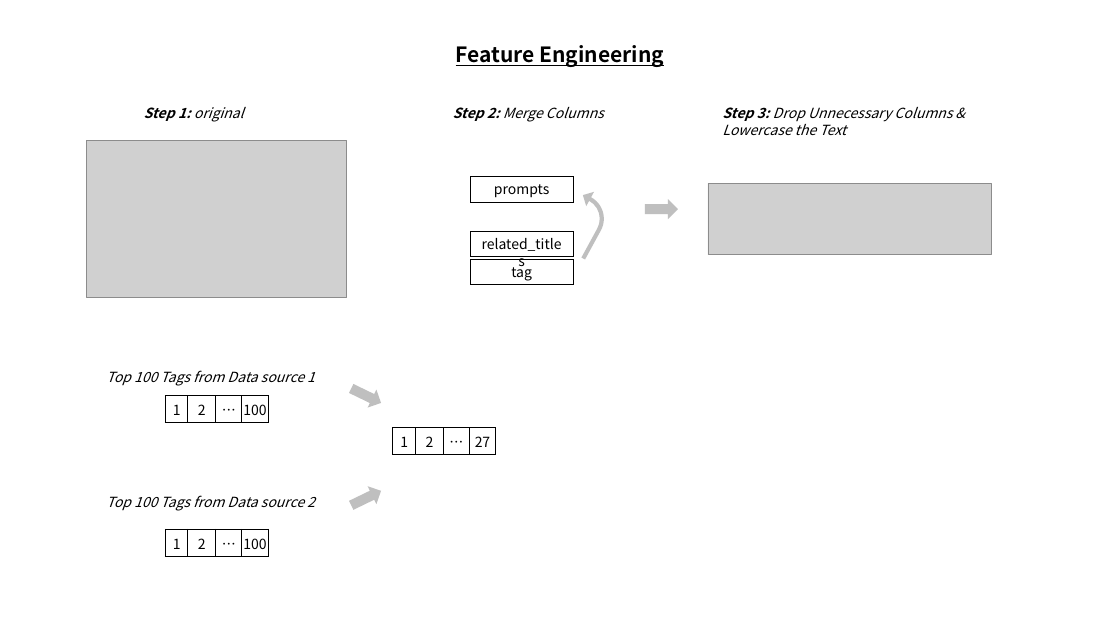
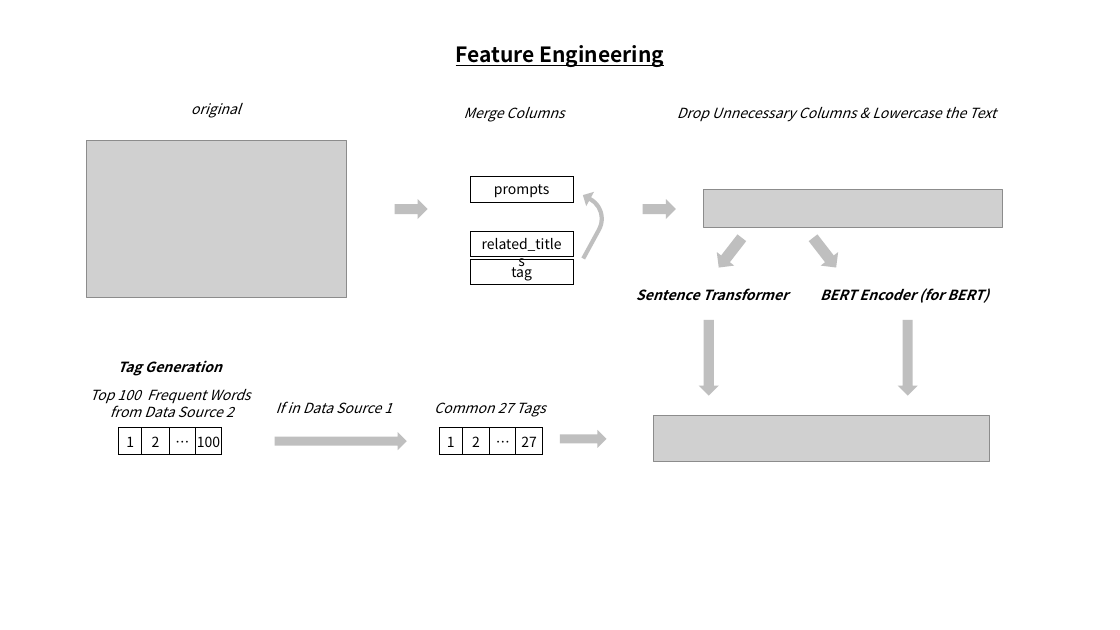
Before and after one commit to lulyany/si618, a slide deck: slide 2 of project/data.pptx. Drawn at 1120x630 pixels with LibreOffice and Linux fonts; fonts in the diff are those of the drawing; grey boxes stand for pictures. Boxes give left, top, right and bottom in pixels: in the first picture for what was removed or moved away, otherwise in the second. Text is boxed around its words. In the diff, an @@ line names an element or a change of style, - is before the commit and + after.

```diff
--- a/project/data.pptx
+++ b/project/data.pptx
@@ text at [191, 103, 241, 118]: text changed @@
-Step 1: original
+original
@@ text at [464, 107, 564, 122]: text changed @@
-Step 2: Merge Columns
+Merge Columns
@@ text at [677, 107, 996, 122]: text changed @@
-Step 3: Drop Unnecessary Columns &
-Lowercase the Text
+Drop Unnecessary Columns & Lowercase the Text
@@ right arrow: place and size @@
-right arrow at [645, 199, 678, 219]
+right arrow at [395, 199, 428, 219]
@@ right arrow added at [643, 199, 676, 219], fill #BFBFBF @@
@@ picture: place and size @@
-picture at [708, 183, 991, 255]
+picture at [704, 190, 1002, 228]
@@ right arrow at [710, 231, 751, 275]: mirrored; rotation 334 to 127 degrees @@
@@ right arrow added at [804, 231, 845, 275], fill #BFBFBF @@
@@ text added at [636, 288, 788, 300], 12 pt, text #000000, bold, italic @@
+Sentence Transformer
@@ text added at [820, 288, 988, 303], 12 pt, text #000000, bold, italic @@
+BERT Encoder (for BERT)
@@ right arrow added at [699, 320, 719, 396], fill #BFBFBF @@
@@ right arrow added at [898, 320, 918, 396], fill #BFBFBF @@
@@ text at [90, 389, 250, 417]: text changed @@
-Top 100 Tags from Data source 2
+Top 100 Frequent Words
+from Data Source 2
@@ text added at [118, 360, 222, 376], 12 pt, text #000000, bold, italic @@
+Tag Generation
@@ table removed at [166, 396, 269, 423], 1 rows, 4 columns @@
-1 | 2 | … | 100
@@ text at [276, 401, 392, 413]: text changed @@
-Top 100 Tags from Data source 1
+If in Data Source 1
@@ text added at [434, 402, 546, 417], 12 pt, text #000000, italic @@
+Common 27 Tags
@@ picture added at [654, 415, 990, 461] @@
@@ table: place and size @@
-table at [166, 529, 269, 556]
+table at [119, 428, 223, 455]
@@ right arrow at [275, 432, 407, 450]: rotation 25 to 0 degrees @@
@@ table: place and size @@
-table at [393, 428, 497, 455]
+table at [439, 428, 543, 455]
@@ right arrow added at [560, 430, 607, 449], fill #BFBFBF @@
```
Also in this commit, not shown: 2 slides added, 3 other files.
